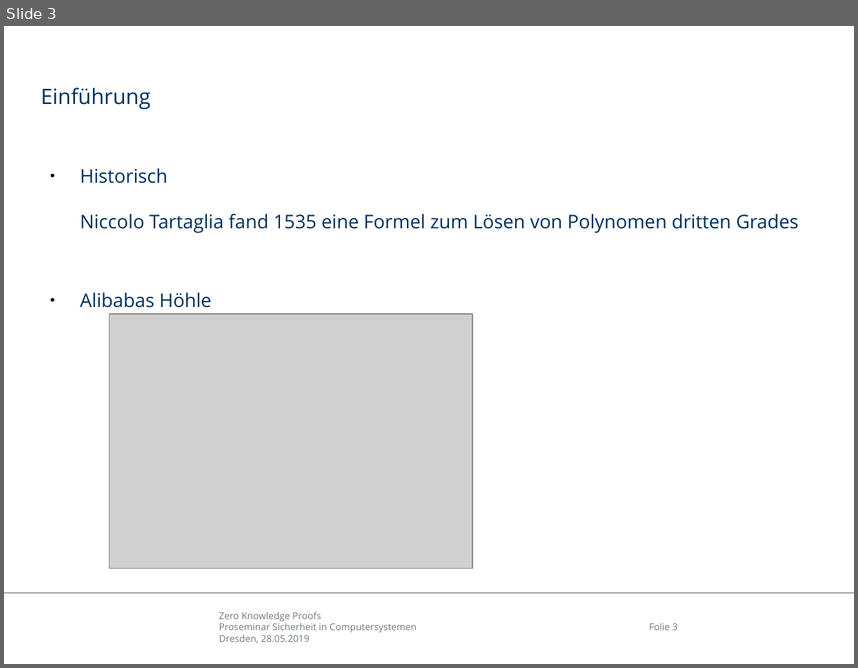
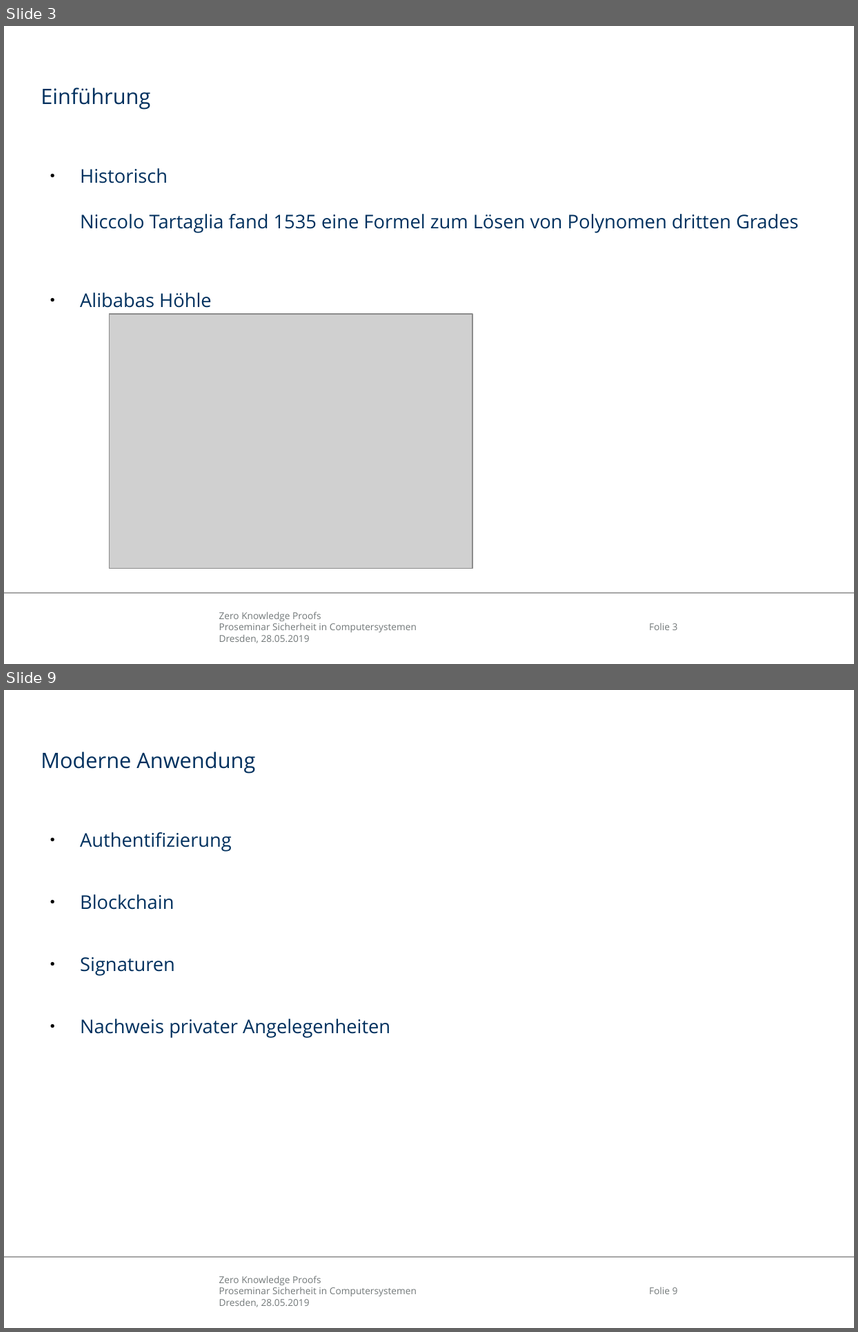
Before and after one commit to mostermann96/Presentations, a slide deck: ZKP.odp. Shown one above the other, each under a label of ours: slide 3 before the commit, slides 3 and 9 after it; the slides between them are not shown. The pictures are 858x668 and 858x1332 pixels, drawn with LibreOffice and Linux fonts; fonts in the diff are those of the drawing; grey boxes stand for pictures; background and template pictures are left out. Boxes give left, top, right and bottom in pixels: in the first picture for what was removed or moved away, otherwise in the second. Text is boxed around its words. In the diff, an @@ line names an element or a change of style, - is before the commit and + after.

```diff
--- a/ZKP.odp
+++ b/ZKP.odp
@@ slide 9 added at box(4, 690, 854, 1328), background #FFFFFF; not listed: 3 template elements that a slide beside it also shows @@
@@ title added at box(41, 751, 255, 773), 18 pt, text #00305E @@
+Moderne Anwendung
@@ text added at box(80, 832, 390, 1038), 16 pt, text #00305E @@
+● Authentifizierung
+● Blockchain
+● Signaturen
+● Nachweis privater Angelegenheiten
```
Also in this commit, not shown: 1 slide changed, 5 other slides added, 1 slide removed, 1 other file.
